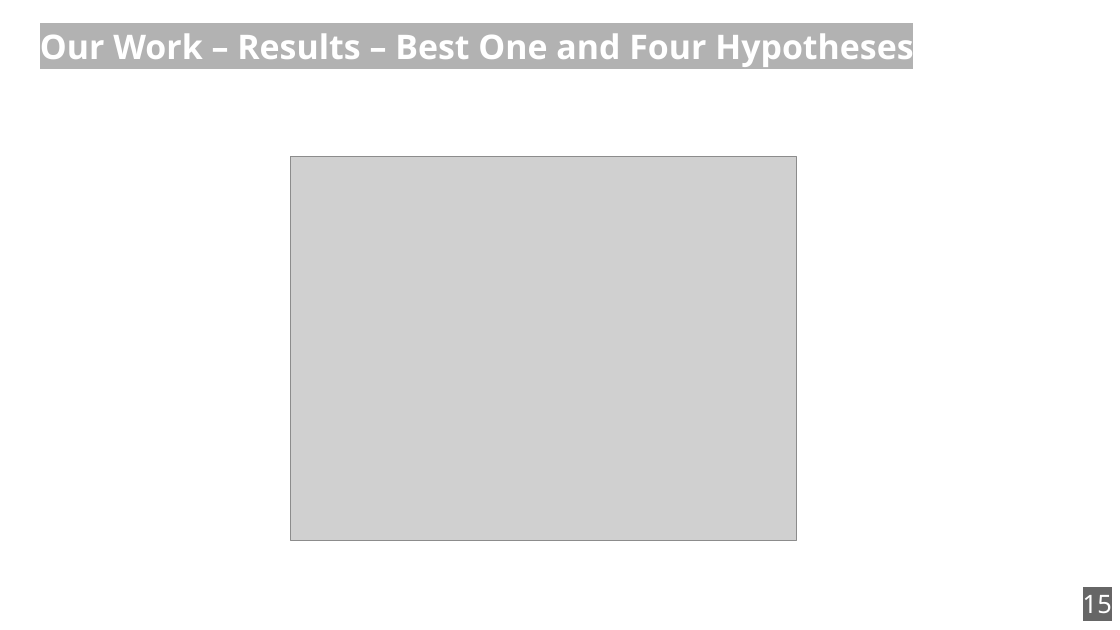
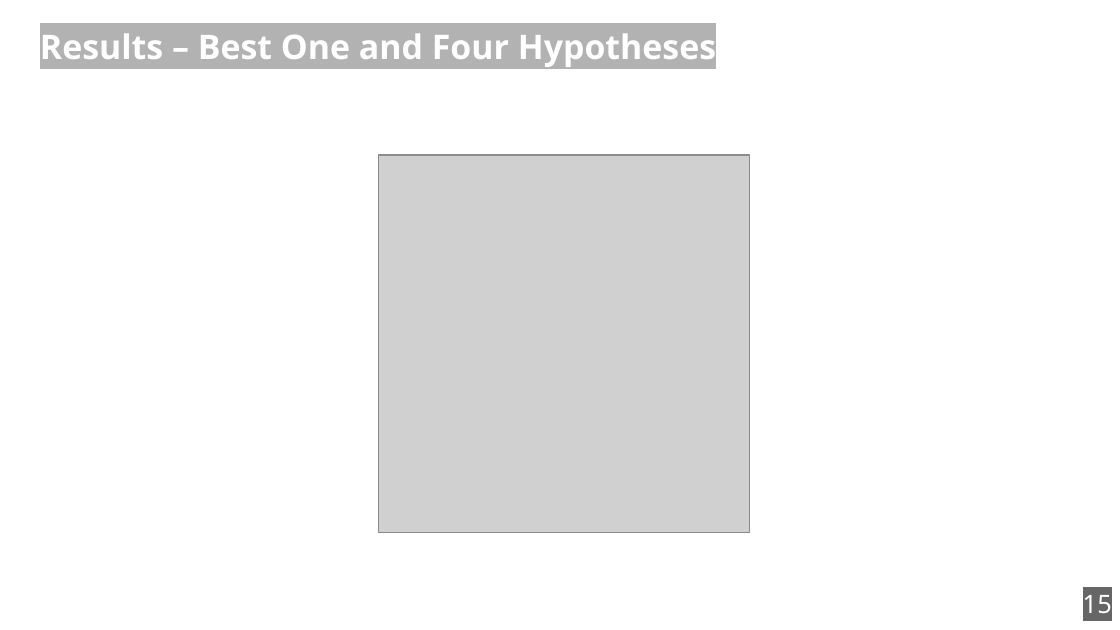
Before and after one commit to zouharvi/reference-mt-distill, a slide deck: slide 15 of meta/naacl_presentation.odp. Drawn at 1120x630 pixels with LibreOffice and Linux fonts; fonts in the diff are those of the drawing; grey boxes stand for pictures. Boxes give left, top, right and bottom in pixels: in the first picture for what was removed or moved away, otherwise in the second. Text is boxed around its words. In the diff, an @@ line names an element or a change of style, - is before the commit and + after.

```diff
--- a/meta/naacl_presentation.odp
+++ b/meta/naacl_presentation.odp
@@ title at bbox=[40, 33, 716, 67]: text changed @@
-Our Work – Results – Best One and Four Hypotheses
+Results – Best One and Four Hypotheses
@@ picture: place and size @@
-picture at bbox=[291, 157, 797, 541]
+picture at bbox=[379, 155, 750, 534]
```
Also in this commit, not shown: 10 other slides changed, 1 slide added, 1 slide removed.
